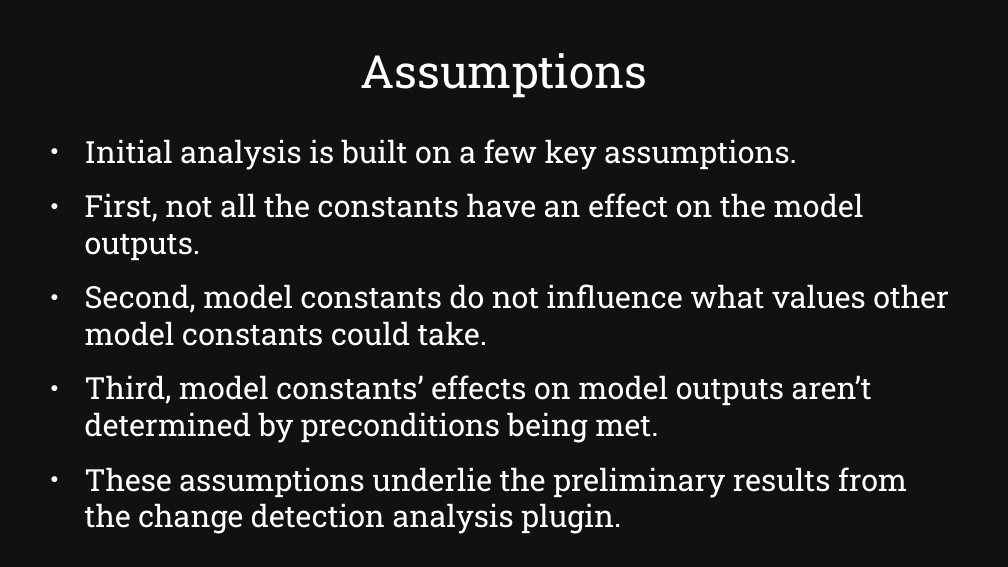
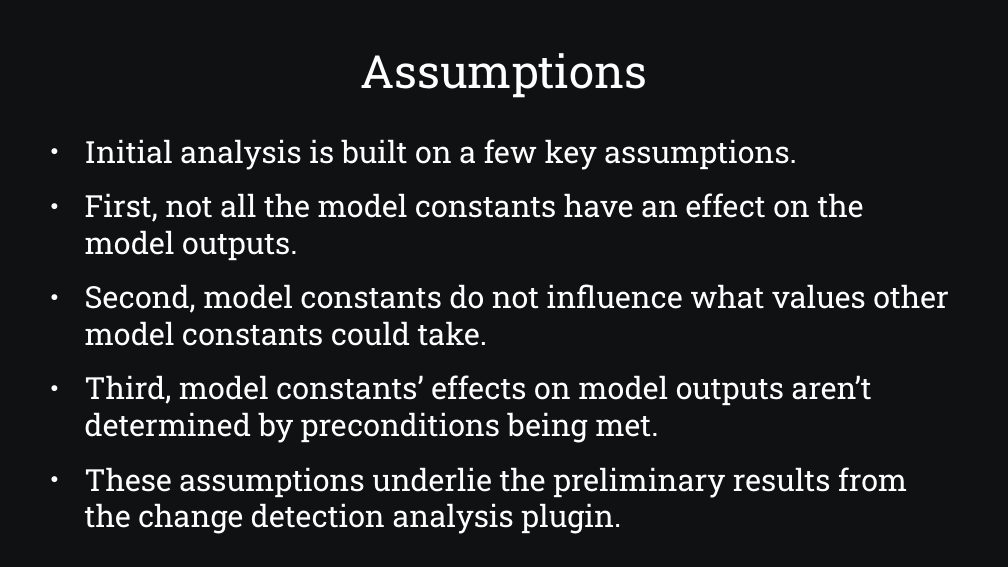
Before and after one commit to SamAllen06/lake_temp_work, a slide deck: slide 5 of documentation/for_collaborators/AnalysisOverview.pptx. Drawn at 1008x567 pixels with LibreOffice and Linux fonts; fonts in the diff are those of the drawing. Boxes give left, top, right and bottom in pixels: in the first picture for what was removed or moved away, otherwise in the second. Text is boxed around its words. In the diff, an @@ line names an element or a change of style, - is before the commit and + after.

```diff
--- a/documentation/for_collaborators/AnalysisOverview.pptx
+++ b/documentation/for_collaborators/AnalysisOverview.pptx
@@ text at <box>85,193,864,261</box>: text changed @@
-● First, not all the constants have an effect on the model outputs.
+● First, not all the model constants have an effect on the model outputs.
```
Also in this commit, not shown: 18 other slides changed, 1 slide added, 1 other file.
